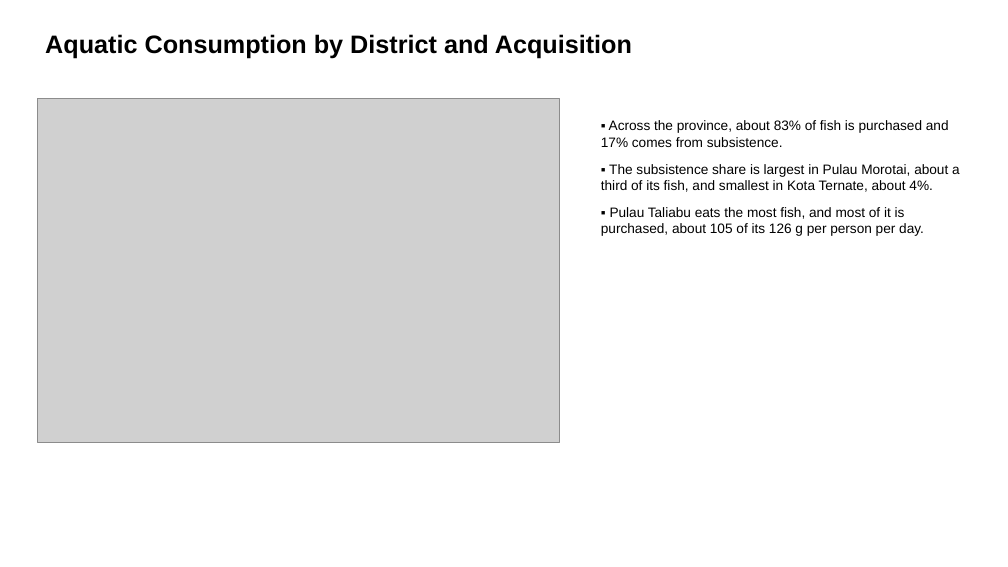
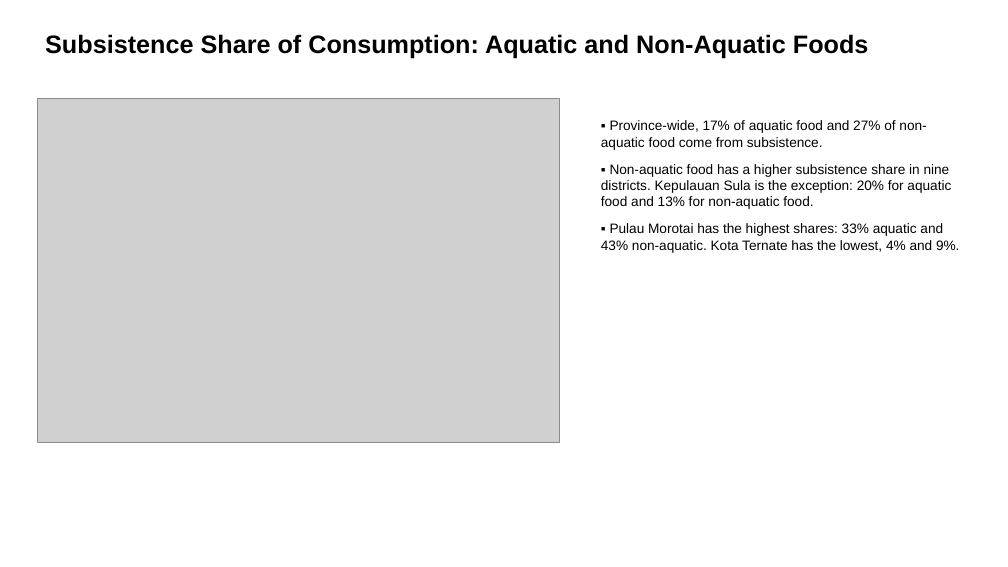
Before and after one commit to Lelsler/north_maluku, a slide deck: slide 4 of figures/north_maluku_consumption.pptx. Drawn at 1008x567 pixels with LibreOffice and Linux fonts; fonts in the diff are those of the drawing; grey boxes stand for pictures. Boxes give left, top, right and bottom in pixels: in the first picture for what was removed or moved away, otherwise in the second. Text is boxed around its words. In the diff, an @@ line names an element or a change of style, - is before the commit and + after.

```diff
--- a/figures/north_maluku_consumption.pptx
+++ b/figures/north_maluku_consumption.pptx
@@ text at (x1=45, y1=34, x2=869, y2=58): text changed @@
-Aquatic Consumption by District and Acquisition
+Subsistence Share of Consumption: Aquatic and Non-Aquatic Foods
@@ text at (x1=601, y1=120, x2=959, y2=253): text changed @@
-▪ Across the province, about 83% of fish is purchased and 17% comes from subsistence.
-▪ The subsistence share is largest in Pulau Morotai, about a third of its fish, and smallest in Kota Ternate, about 4%.
-▪ Pulau Taliabu eats the most fish, and most of it is purchased, about 105 of its 126 g per person per day.
+▪ Province-wide, 17% of aquatic food and 27% of non-aquatic food come from subsistence.
+▪ Non-aquatic food has a higher subsistence share in nine districts. Kepulauan Sula is the exception: 20% for aquatic food and 13% for non-aquatic food.
+▪ Pulau Morotai has the highest shares: 33% aquatic and 43% non-aquatic. Kota Ternate has the lowest, 4% and 9%.
```
Also in this commit, not shown: 8 other slides changed, 2 slides added, 10 other files.
